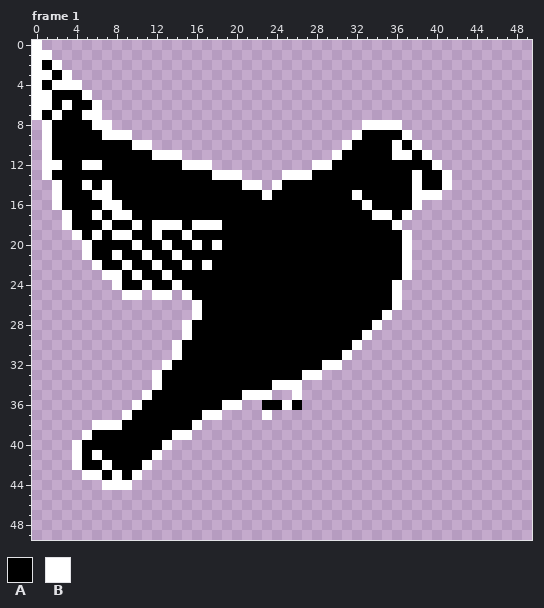
Pixel-art file, stored at Assets/Aseprite/New/Guano.aseprite. The picture above was drawn from the file before the commit.
50x50 pixels, 4 frames. Shown: frame 1. The commit also changed other frames, which this record leaves out.
Visible layers, top first: "Wings", "Body", "Feet".
Palette (. is transparent): A #000000  B #ffffff
Pixels before, frame 1 (only the part around the change), first column x 2:
 0 ................................................
 1 ................................................
 2 B...............................................
 3 AB..............................................
 4 BBB.............................................
 5 AAAB............................................
 6 ABAAB...........................................
 7 BAABB...........................................
 8 AAAABB.........................BBBB.............
 9 AAAAABBB......................BAAAAB............
10 AAAAAAAABB...................BAAAABAB...........
11 AAAAAAAAAABBB...............BAAAAABBAB..........
12 BAABBAAAAAAAABBB..........BBAAAAAAAAAAB.........
13 AAAAAAAAAAAAAAAABBB....BBBAAAAAAAAAABAAB........
14 BAABABAAAAAAAAAAAAABB.BAAAAAAAAAAAAABAAB........
15 BAAABBAAAAAAAAAAAAAAABAAAAAAAABAAAAABBB.........
16 BAAAABBAAAAAAAAAAAAAAAAAAAAAAAABAAAAB...........
17 .BAABABBAAAAAAAAAAAAAAAAAAAAAAAABBAB............
18 .BAAABAABABBBABBBAAAAAAAAAAAAAAAAAB.............
19 ..BABABBAABAABAAAAAAAAAAAAAAAAAAAAAB............
20 ...BAAAABAABAABABAAAAAAAAAAAAAAAAAAB............
21 ...BAABAABAABAAAAAAAAAAAAAAAAAAAAAAB............
22 ....BAABAABAABABAAAAAAAAAAAAAAAAAAAB............
23 .....BBABAABAAAAAAAAAAAAAAAAAAAAAAAB............
24 ......BAABAABAAAAAAAAAAAAAAAAAAAAAB.............
25 .......BB.BB.BAAAAAAAAAAAAAAAAAAAAB.............
26 ..............BAAAAAAAAAAAAAAAAAAAB.............
27 ..............BAAAAAAAAAAAAAAAAAAB..............
28 .............BAAAAAAAAAAAAAAAAAAB...............
29 .............BAAAAAAAAAAAAAAAAAB................
30 ............BAAAAAAAAAAAAAAAAAB.................
31 ............BAAAAAAAAAAAAAAAAB..................
32 ...........BAAAAAAAAAAAAAAABB...................
33 ..........BAAAAAAAAAAAAAABB.....................
34 ..........BAAAAAAAAAAABBB.......................
35 .........BAAAAAAAAABBB..B.......................
36 ........BAAAAAAAABB..AABA.......................
37 .......BAAAAAAABB....B..........................
38 ....BBBAAAAAAAB.................................
39 ...BAAAAAAAABB..................................
40 ..BAAAAAAAAB....................................
41 ..BABAAAAAB.....................................
42 ..BAABAAAB......................................
43 ...BBABAB.......................................
44 .....BBB........................................
45 ................................................
46 ................................................
47 ................................................
48 ................................................
49 ................................................
And afterwards:
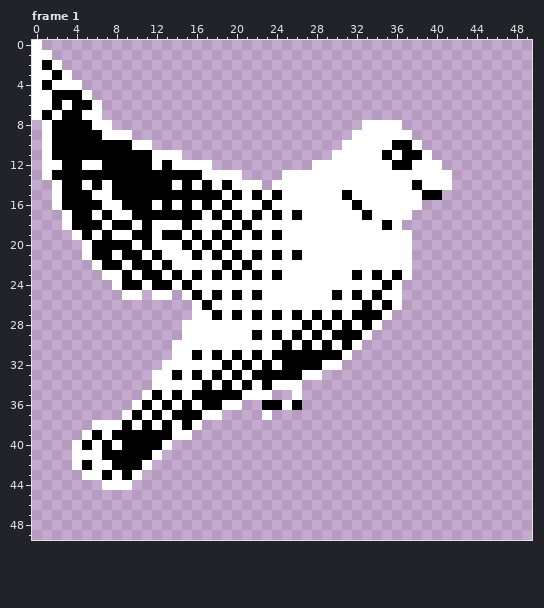
Message: Update Guano Char ase.
Diff:
layer "Detailed/Body" added
layer "Detailed/Wings" added
layer "Body" removed
layer "Wings" removed
Frame 1, layers "Detailed/Wings", "Detailed/Body":
y 9: x 33..36 AAAA -> BBBB
y 10: x 32..36 AAAAB -> BBBBA
y 11: x 31..34 AAAA -> BBBB; x 37 B -> A
y 12: x 12 A -> B; x 14 A -> B; x 30..35 AAAAAA -> BBBBBB; x 38..39 AA -> BB
y 13: x 17 A -> B; x 28..37 AAAAAAAAAA -> BBBBBBBBBB; x 39..40 AA -> BB
y 14: x 14 A -> B; x 16 A -> B; x 18 A -> B; x 20 A -> B; x 25..40 AAAAAAAAAAAAABAA -> BBBBBBBBBBBBBABB
y 15: x 19 A -> B; x 21 A -> B; x 25..30 AAAAAA -> BBBBBB; x 33..37 AAAAA -> BBBBB; x 39..40 BB -> AA
y 16: x 12 A -> B; x 14 A -> B; x 16 A -> B; x 18 A -> B; x 20..22 AAA -> BBB; x 24..31 AAAAAAAA -> BBBBBBBB; x 34..37 AAAA -> BBBB
y 17: x 17 A -> B; x 19 A -> B; x 21 A -> B; x 23 A -> B; x 25 A -> B; x 27..32 AAAAAA -> BBBBBB; x 36 A -> B
y 18: x 20 A -> B; x 22..34 AAAAAAAAAAAAA -> BBBBBBBBBBBBB
y 19: x 17 A -> B; x 19 A -> B; x 21 A -> B; x 23 A -> B; x 25..36 AAAAAAAAAAAA -> BBBBBBBBBBBB
y 20: x 12 A -> B; x 14 A -> B; x 20..36 AAAAAAAAAAAAAAAAA -> BBBBBBBBBBBBBBBBB
y 21: x 13 A -> B; x 15 A -> B; x 17 A -> B; x 19 A -> B; x 21 A -> B; x 23 A -> B; x 25 A -> B; x 27..36 AAAAAAAAAA -> BBBBBBBBBB
y 22: x 14 A -> B; x 16 A -> B; x 18 A -> B; x 20 A -> B; x 22..36 AAAAAAAAAAAAAAA -> BBBBBBBBBBBBBBB
y 23: x 15 A -> B; x 17 A -> B; x 19 A -> B; x 21 A -> B; x 23 A -> B; x 25..31 AAAAAAA -> BBBBBBB; x 33 A -> B; x 35 A -> B
y 24: x 16..34 AAAAAAAAAAAAAAAAAAA -> BBBBBBBBBBBBBBBBBBB
y 25: x 17 A -> B; x 19 A -> B; x 21 A -> B; x 23..29 AAAAAAA -> BBBBBBB; x 31 A -> B; x 33 A -> B; x 35 A -> B
y 26: x 18..32 AAAAAAAAAAAAAAA -> BBBBBBBBBBBBBBB; x 34 A -> B
y 27: x 17 A -> B; x 19 A -> B; x 21 A -> B; x 23 A -> B; x 25 A -> B; x 27 A -> B; x 29 A -> B; x 31 A -> B
y 28: x 16..26 AAAAAAAAAAA -> BBBBBBBBBBB; x 28 A -> B; x 30 A -> B; x 32 A -> B
y 29: x 16..21 AAAAAA -> BBBBBB; x 23 A -> B; x 25 A -> B; x 27 A -> B; x 29 A -> B
y 30: x 15..24 AAAAAAAAAA -> BBBBBBBBBB; x 26 A -> B; x 28 A -> B; x 30 A -> B
y 31: x 15 A -> B; x 17 A -> B; x 19 A -> B; x 21 A -> B; x 23 A -> B
y 32: x 14..18 AAAAA -> BBBBB; x 20 A -> B; x 22 A -> B; x 24 A -> B
y 33: x 13 A -> B; x 15 A -> B; x 17 A -> B; x 19 A -> B; x 21 A -> B
y 34: x 13..16 AAAA -> BBBB; x 18 A -> B; x 20 A -> B; x 22 A -> B
y 35: x 13 A -> B; x 15 A -> B
y 36: x 12 A -> B; x 14 A -> B; x 16 A -> B
y 37: x 11 A -> B; x 13 A -> B
y 38: x 10 A -> B; x 12 A -> B; x 14 A -> B
y 39: x 7 A -> B
y 40: x 6 A -> B; x 8 A -> B
y 41: x 5 A -> B
y 42: x 6 A -> B
Pixel boxes of the changes (left, top, right, bottom) in both pictures:
changed: (82, 130, 442, 470)
